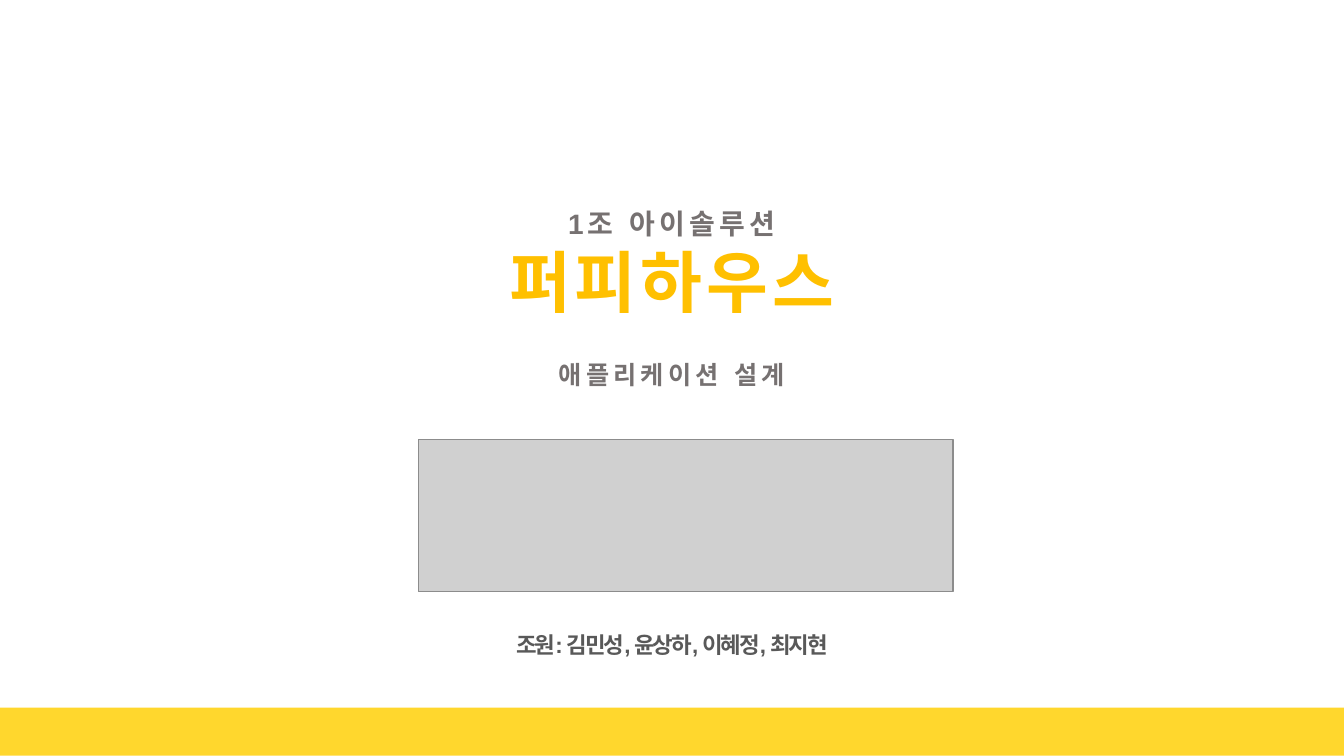
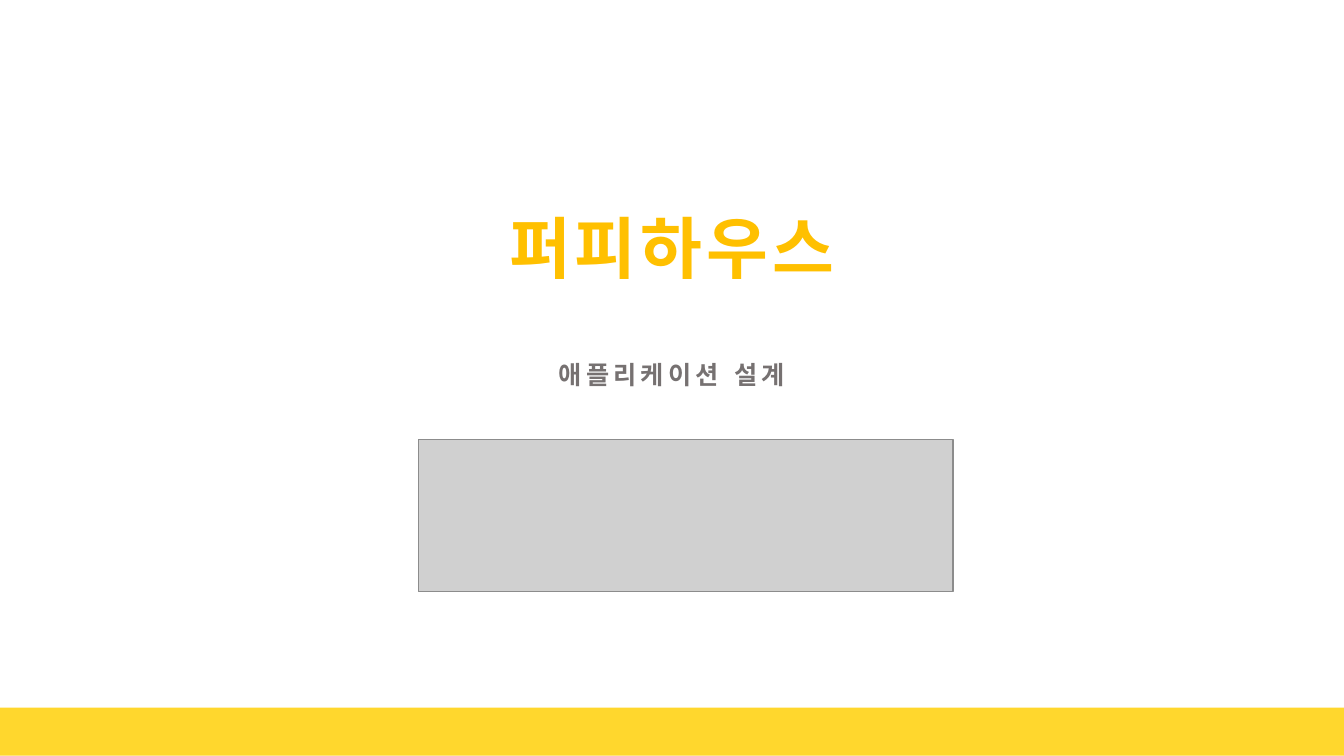
Before and after one commit to minseong2637/puppyhouse, a slide deck: slide 1 of PUPPYHOUSE 애플리케이션 설계.pptx. Drawn at 1344x756 pixels with LibreOffice and Linux fonts; fonts in the diff are those of the drawing; grey boxes stand for pictures. Boxes give left, top, right and bottom in pixels: in the first picture for what was removed or moved away, otherwise in the second. Text is boxed around its words. In the diff, an @@ line names an element or a change of style, - is before the commit and + after.

```diff
--- a/PUPPYHOUSE 애플리케이션 설계.pptx
+++ b/PUPPYHOUSE 애플리케이션 설계.pptx
@@ text at (630, 210, 776, 237): paragraph removed @@
-1조 아이솔루션
@@ text removed at (516, 634, 827, 657) @@
-조원: 김민성, 윤상하, 이혜정, 최지현
```
Also in this commit, not shown: 2 other files.
